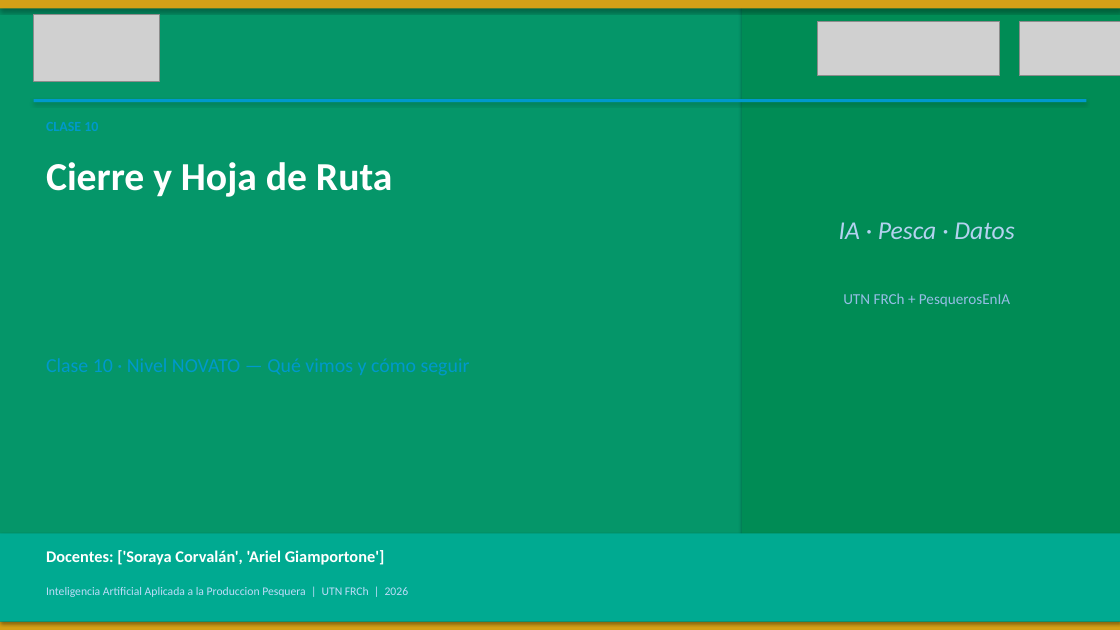
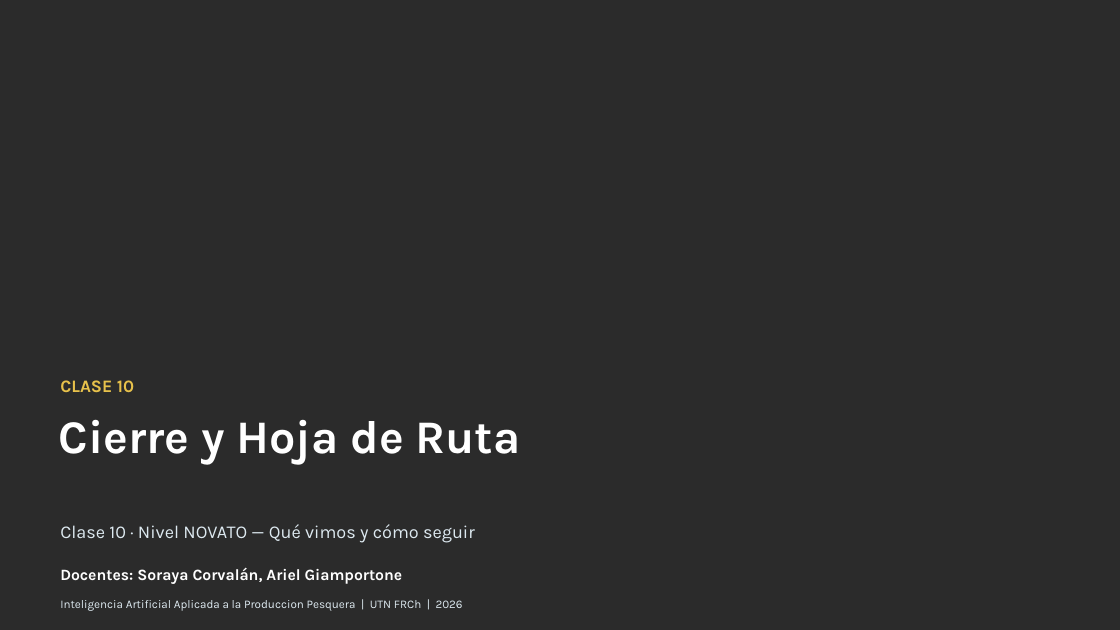
Before and after one commit to PesquerosEnIA/curso-ia-produccion-pesquera, a slide deck: slide 1 of clase_10_cierre/slides/slides_clase10_novato.pptx. Drawn at 1120x630 pixels with LibreOffice and Linux fonts; fonts in the diff are those of the drawing; grey boxes stand for pictures; background and template pictures are left out; a plain dark background stands for a picture behind light text. Boxes give left, top, right and bottom in pixels: in the first picture for what was removed or moved away, otherwise in the second. Text is boxed around its words. In the diff, an @@ line names an element or a change of style, - is before the commit and + after.

Commit message:
feat(slides): decks C1/C4/C10 mejorados (portada Fondo1, contraste, logos) + versiones enriquecidas con laminas de datos reales + PDFs (3 niveles)

```diff
--- a/clase_10_cierre/slides/slides_clase10_novato.pptx
+++ b/clase_10_cierre/slides/slides_clase10_novato.pptx
@@ background #FFFFFF to picture (left out) @@
@@ rectangle removed at <box>0,0,1120,630</box> @@
@@ rectangle removed at <box>0,0,1120,8</box> @@
@@ picture removed at <box>34,14,159,82</box> @@
@@ rectangle removed at <box>742,0,1120,630</box> @@
@@ picture removed at <box>818,21,1000,76</box> @@
@@ picture removed at <box>1019,21,1120,76</box> @@
@@ rectangle removed at <box>34,99,1086,103</box> @@
@@ text removed at <box>839,222,1014,239</box> @@
-IA · Pesca · Datos
@@ text removed at <box>843,293,1010,307</box> @@
-UTN FRCh + PesquerosEnIA
@@ text added at <box>60,380,134,392</box>, 15 pt, text #E7C14B, bold @@
+CLASE 10
@@ text "Cierre y Hoja de Ruta": place and size @@
-text "Cierre y Hoja de Ruta" at <box>46,162,392,197</box>
+text "Cierre y Hoja de Ruta" at <box>59,420,521,465</box>
@@ text "Cierre y Hoja de Ruta" at <box>59,420,521,465</box>: size 34 to 40 pt, font Calibri to Karla @@
@@ rectangle removed at <box>0,534,1120,622</box> @@
@@ text added at <box>60,524,475,543</box>, 15.5 pt, text #DDE9F0 @@
+Clase 10 · Nivel NOVATO — Qué vimos y cómo seguir
@@ text at <box>60,568,403,584</box>: text changed; size 14 to 13.5 pt; font Calibri to Karla @@
-Docentes: ['Soraya Corvalán', 'Ariel Giamportone']
+Docentes: Soraya Corvalán, Ariel Giamportone
@@ text "Inteligencia Artificial Aplicada a la ...": place and size @@
-text "Inteligencia Artificial Aplicada a la ..." at <box>46,587,409,597</box>
+text "Inteligencia Artificial Aplicada a la ..." at <box>60,600,463,611</box>
@@ text "Inteligencia Artificial Aplicada a la ..." at <box>60,600,463,611</box>: font Calibri to Karla, text colour #BEDCFA to #DDE9F0 @@
@@ rectangle removed at <box>0,622,1120,630</box> @@
```
Also in this commit, not shown: 6 other slides changed, 26 other files.
